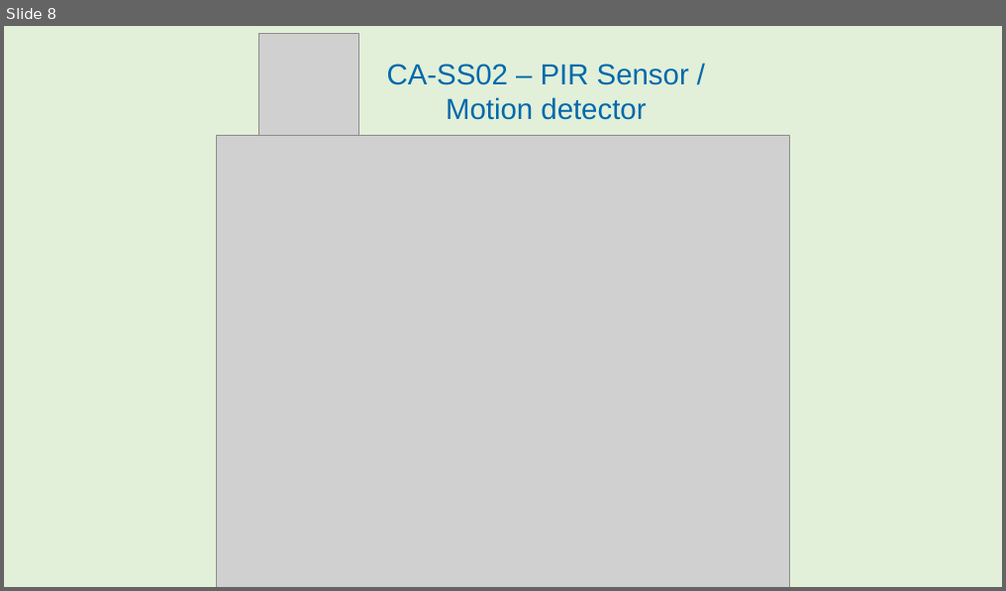
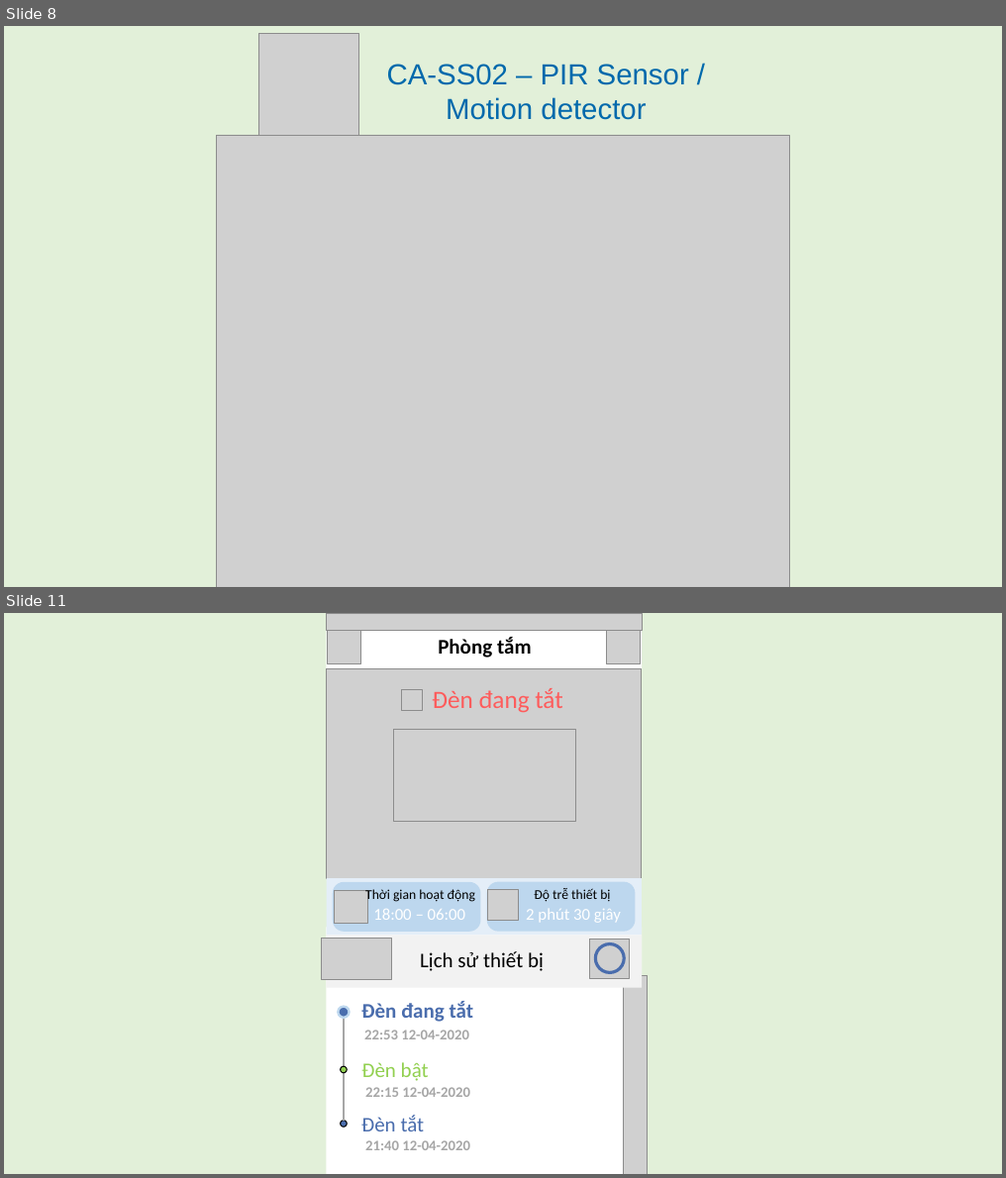
Before and after one commit to thanhtung2105/CA-SS-mobile-interface-design, a slide deck: CA-SS_mobile_interface_idea/CA-SS_mobile_interface_idea.pptx. Shown one above the other, each under a label of ours: slide 8 before the commit, slides 8 and 11 after it; the slides between them are not shown. The pictures are 1006x591 and 1006x1178 pixels, drawn with LibreOffice and Linux fonts; fonts in the diff are those of the drawing; grey boxes stand for pictures. Boxes give left, top, right and bottom in pixels: in the first picture for what was removed or moved away, otherwise in the second. Text is boxed around its words. In the diff, an @@ line names an element or a change of style, - is before the commit and + after.

```diff
--- a/CA-SS_mobile_interface_idea/CA-SS_mobile_interface_idea.pptx
+++ b/CA-SS_mobile_interface_idea/CA-SS_mobile_interface_idea.pptx
@@ slide 11 added at (4,613,1002,1174), background #E2F0D9 @@
@@ group added at (322,613,648,1174): 13 texts, 11 pictures, 4 rectangles, 4 ellipses, 2 rounded rectangles, 1 line @@
+Phòng tắm
+Lịch sử thiết bị
+22:15 12-04-2020
+22:53 12-04-2020
+Đèn bật
+21:40 12-04-2020
+Đèn tắt
+Thời gian hoạt động
+18:00 – 06:00
+Độ trễ thiết bị
+2 phút 30 giây
+Đèn đang tắt
+Đèn đang tắt
```
Also in this commit, not shown: 4 slides changed, 4 other slides added, 1 slide removed.
